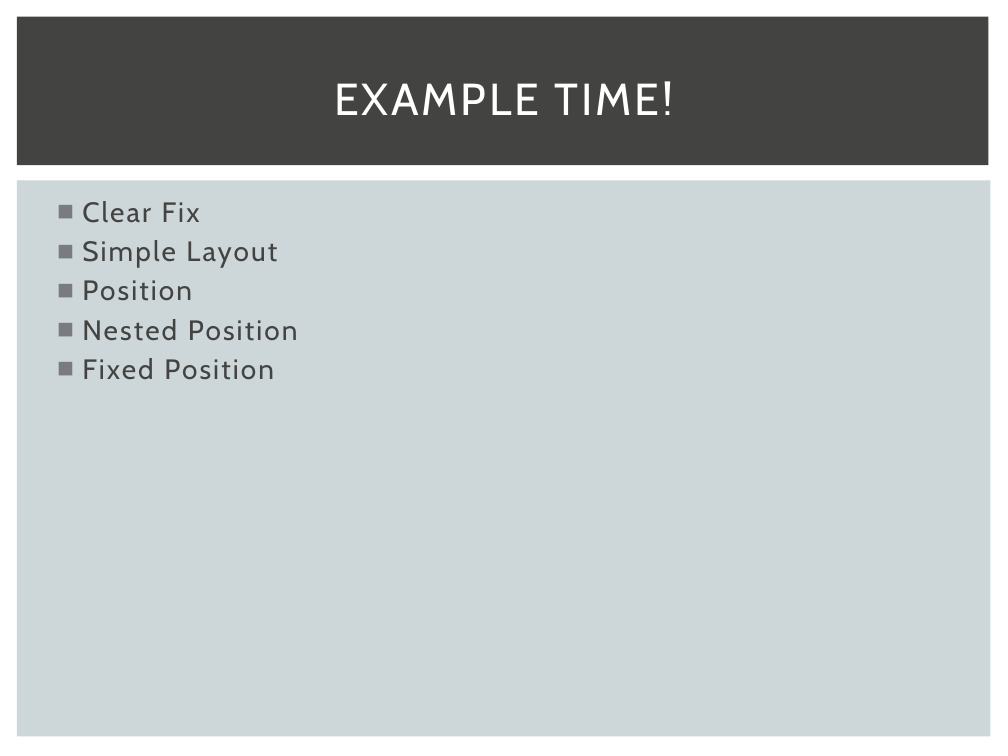
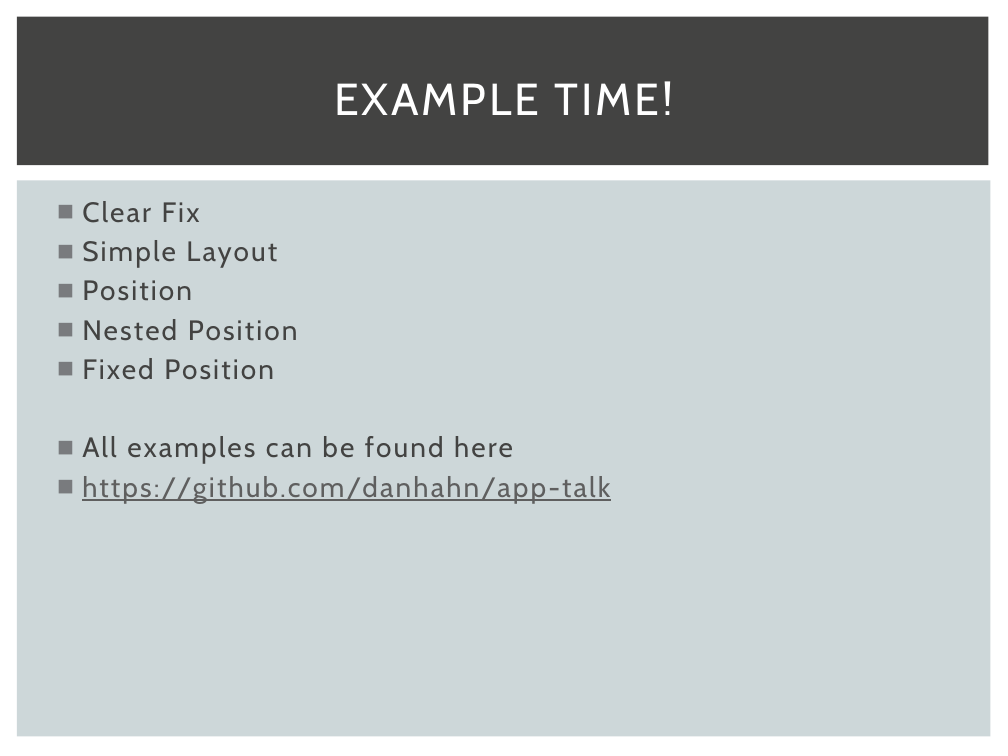
Before and after one commit to danhahn/app-talk, a slide deck: slide 19 of tech-talk.pptx. Drawn at 1008x756 pixels with LibreOffice and Linux fonts; fonts in the diff are those of the drawing. Boxes give left, top, right and bottom in pixels: in the first picture for what was removed or moved away, otherwise in the second. Text is boxed around its words. In the diff, an @@ line names an element or a change of style, - is before the commit and + after.

```diff
--- a/tech-talk.pptx
+++ b/tech-talk.pptx
@@ text at <box>82,436,610,503</box>: paragraphs added @@
+■ All examples can be found here
+■ https://github.com/danhahn/app-talk
```
Also in this commit, not shown: 14 other slides changed.
